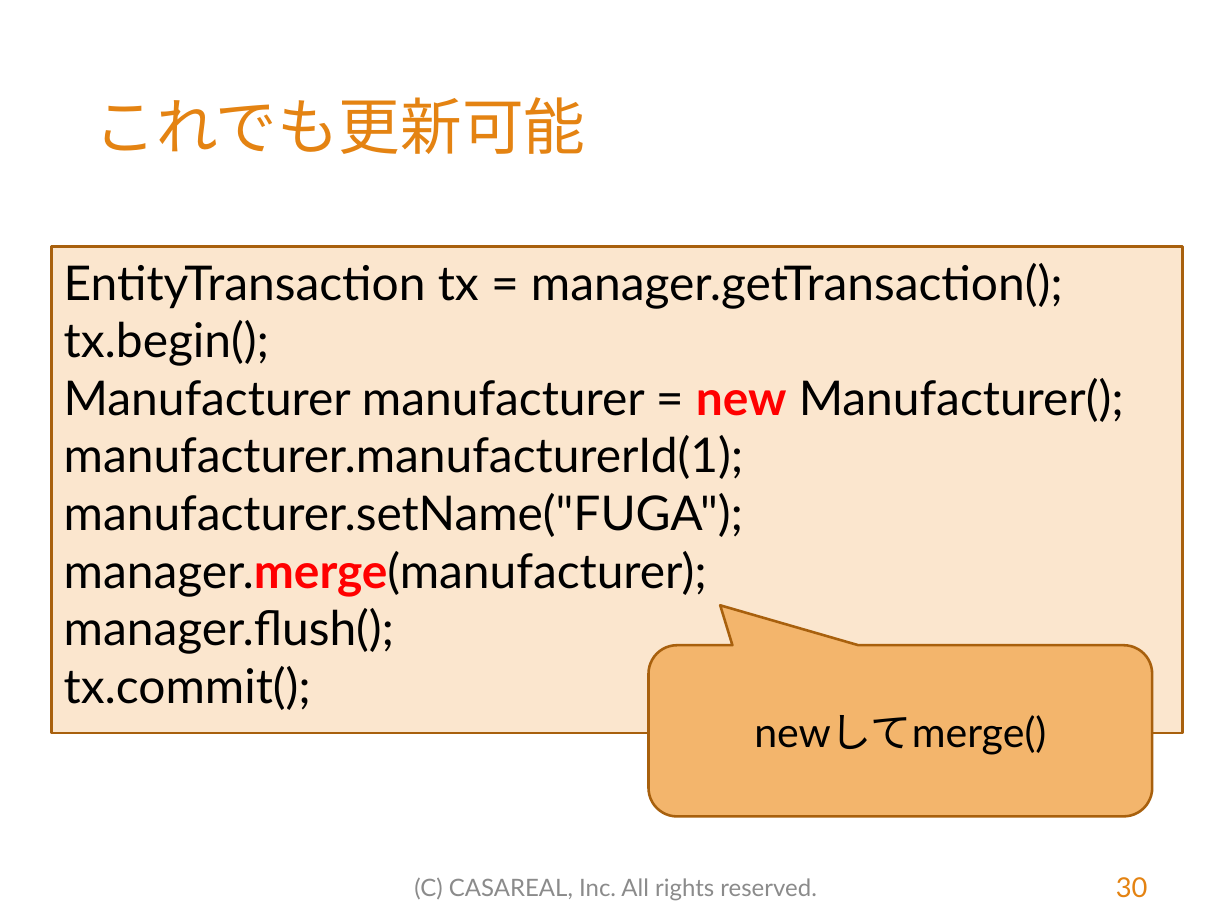
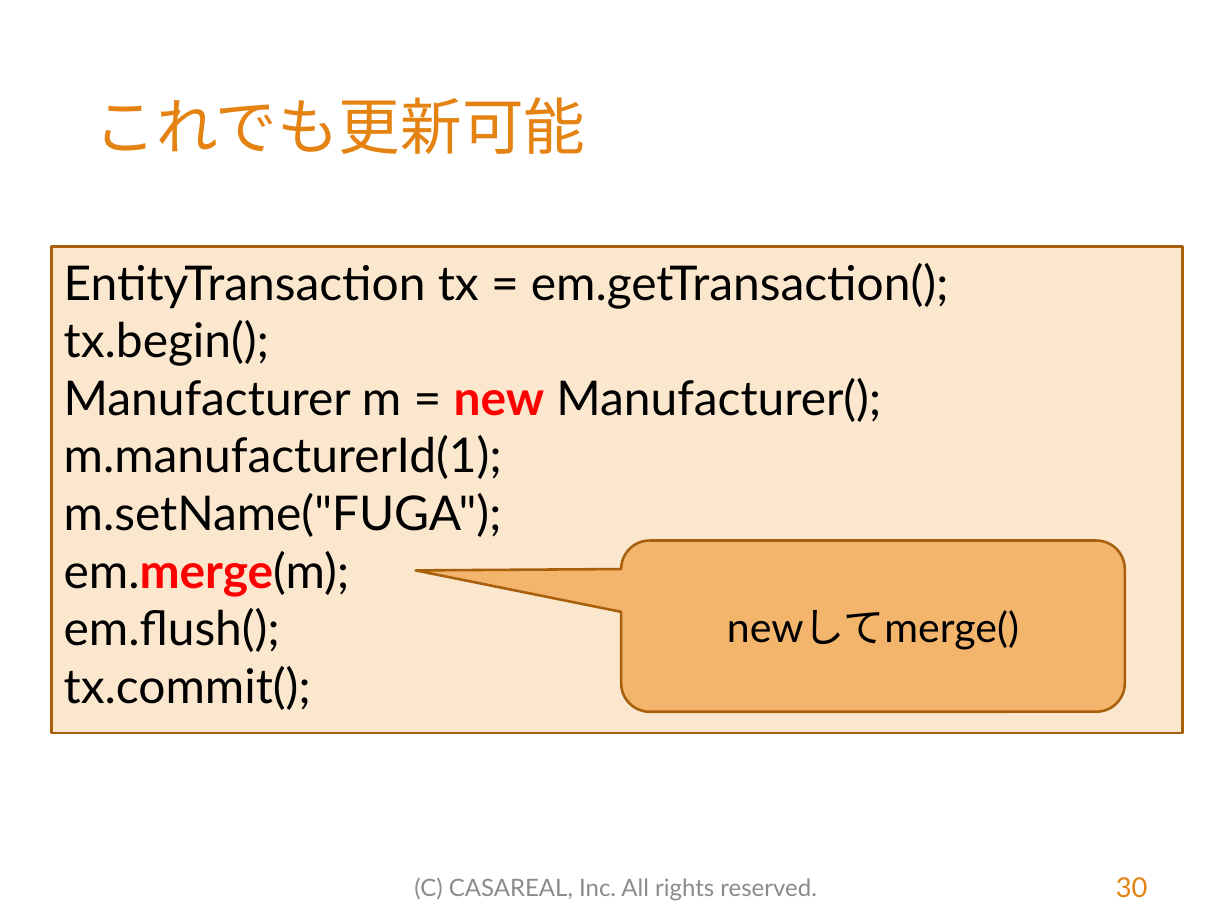
Before and after one commit to MasatoshiTada/hamaru-jpa-light, a slide deck: slide 30 of src/main/resources/はまる！JPA（初学者向けライト版）.pptx. Drawn at 1232x924 pixels with LibreOffice and Linux fonts; fonts in the diff are those of the drawing; background and template pictures are left out. Boxes give left, top, right and bottom in pixels: in the first picture for what was removed or moved away, otherwise in the second. Text is boxed around its words. In the diff, an @@ line names an element or a change of style, - is before the commit and + after.

```diff
--- a/src/main/resources/はまる！JPA（初学者向けライト版）.pptx
+++ b/src/main/resources/はまる！JPA（初学者向けライト版）.pptx
@@ text in rectangle at [64, 263, 949, 309]: text changed @@
-EntityTransaction tx = manager.getTransaction();
+EntityTransaction tx = em.getTransaction();
@@ text in rectangle at [64, 378, 881, 652]: text changed @@
-Manufacturer manufacturer = new Manufacturer();
-manufacturer.manufacturerId(1);
-manufacturer.setName("FUGA");
-manager.merge(manufacturer);
-manager.flush();
+Manufacturer m = new Manufacturer();
+m.manufacturerId(1);
+m.setName("FUGA");
+em.merge(m);
+em.flush();
@@ rounded speech box "newしてmerge()": place and size @@
-rounded speech box "newしてmerge()" at [648, 646, 1152, 817]
+rounded speech box "newしてmerge()" at [621, 541, 1125, 712]
@@ rounded speech box "newしてmerge()" at [621, 541, 1125, 712]: proportions changed @@
```
Also in this commit, not shown: 43 other slides changed, 13 slides added, 1 slide removed, 13 other files.
